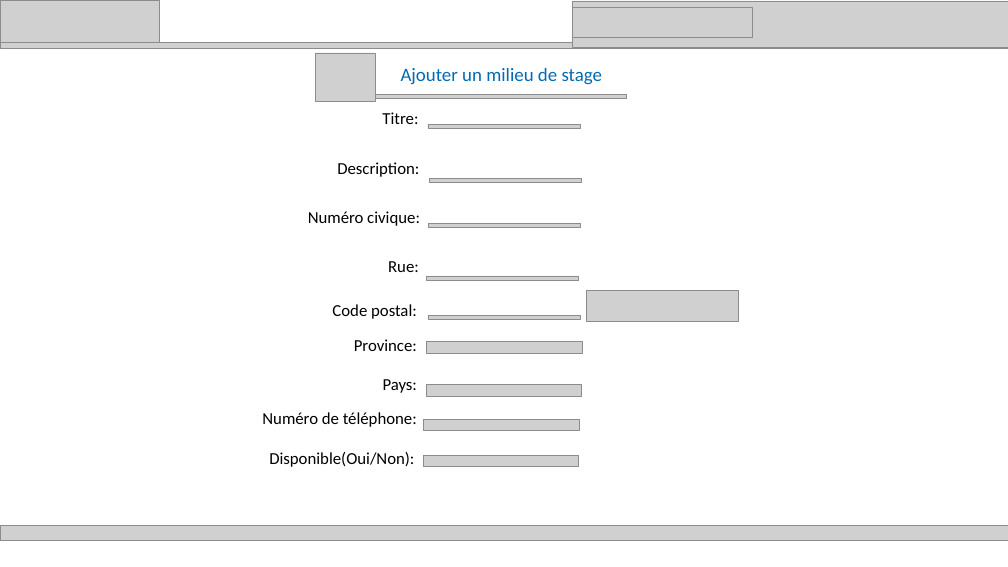
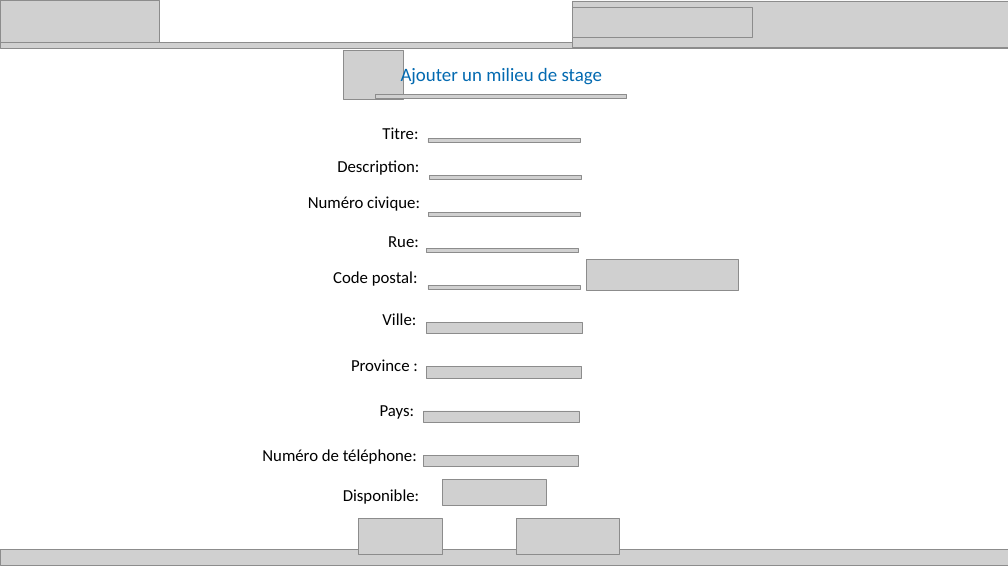
Before and after one commit to zacouse/InterfaceStages, a slide deck: slide 1 of Documentation/SchémaMilieudeStage.pptx. Drawn at 1008x567 pixels with LibreOffice and Linux fonts; fonts in the diff are those of the drawing; grey boxes stand for pictures. Boxes give left, top, right and bottom in pixels: in the first picture for what was removed or moved away, otherwise in the second. Text is boxed around its words. In the diff, an @@ line names an element or a change of style, - is before the commit and + after.

Commit message:
Schéma milieu de stage terminer

```diff
--- a/Documentation/SchémaMilieudeStage.pptx
+++ b/Documentation/SchémaMilieudeStage.pptx
@@ picture: place and size @@
-picture at bbox=[315, 53, 375, 102]
+picture at bbox=[344, 51, 404, 100]
@@ text "Titre:": place and size @@
-text "Titre:" at bbox=[382, 112, 418, 124]
+text "Titre:" at bbox=[382, 127, 418, 139]
@@ picture: place and size @@
-picture at bbox=[428, 124, 580, 128]
+picture at bbox=[428, 138, 580, 142]
@@ text "Numéro civique:": place and size @@
-text "Numéro civique:" at bbox=[308, 211, 420, 226]
+text "Numéro civique:" at bbox=[308, 196, 420, 211]
@@ text "Rue:": place and size @@
-text "Rue:" at bbox=[388, 261, 419, 272]
+text "Rue:" at bbox=[388, 236, 419, 247]
@@ picture: place and size @@
-picture at bbox=[429, 224, 581, 228]
+picture at bbox=[429, 212, 581, 216]
@@ text "Code postal:": place and size @@
-text "Code postal:" at bbox=[332, 304, 417, 319]
+text "Code postal:" at bbox=[333, 271, 418, 286]
@@ picture: place and size @@
-picture at bbox=[426, 276, 578, 280]
+picture at bbox=[426, 249, 578, 253]
@@ picture: place and size @@
-picture at bbox=[587, 291, 738, 321]
+picture at bbox=[587, 260, 738, 290]
@@ picture: place and size @@
-picture at bbox=[428, 315, 580, 319]
+picture at bbox=[428, 286, 580, 290]
@@ text added at bbox=[382, 313, 416, 325], 16 pt, text #000000 @@
+Ville:
@@ picture: place and size @@
-picture at bbox=[426, 342, 582, 353]
+picture at bbox=[426, 322, 582, 333]
@@ text at bbox=[351, 359, 410, 371]: spaces changed @@
-Province:
+Province :
@@ picture: place and size @@
-picture at bbox=[426, 385, 582, 396]
+picture at bbox=[426, 367, 582, 378]
@@ text "Pays:": place and size @@
-text "Pays:" at bbox=[383, 379, 417, 393]
+text "Pays:" at bbox=[380, 405, 414, 419]
@@ picture: place and size @@
-picture at bbox=[424, 419, 580, 430]
+picture at bbox=[424, 411, 580, 423]
@@ text "Numéro de téléphone:": place and size @@
-text "Numéro de téléphone:" at bbox=[262, 412, 417, 427]
+text "Numéro de téléphone:" at bbox=[262, 449, 417, 464]
@@ picture added at bbox=[442, 479, 547, 505] @@
@@ text at bbox=[343, 489, 419, 504]: text changed @@
-Disponible(Oui/Non):
+Disponible:
@@ picture added at bbox=[358, 519, 442, 555] @@
@@ picture added at bbox=[516, 519, 619, 555] @@
@@ picture: place and size @@
-picture at bbox=[0, 526, 1008, 541]
+picture at bbox=[0, 550, 1008, 566]
```
